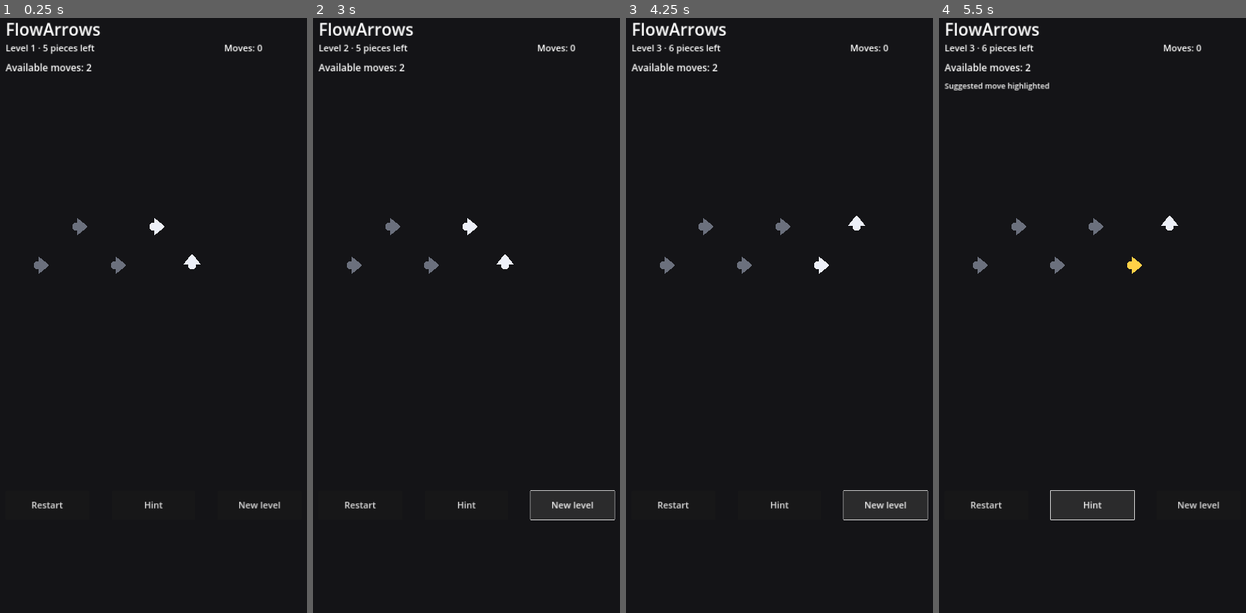
Above: before the commit, frames 1-4 (left to right).
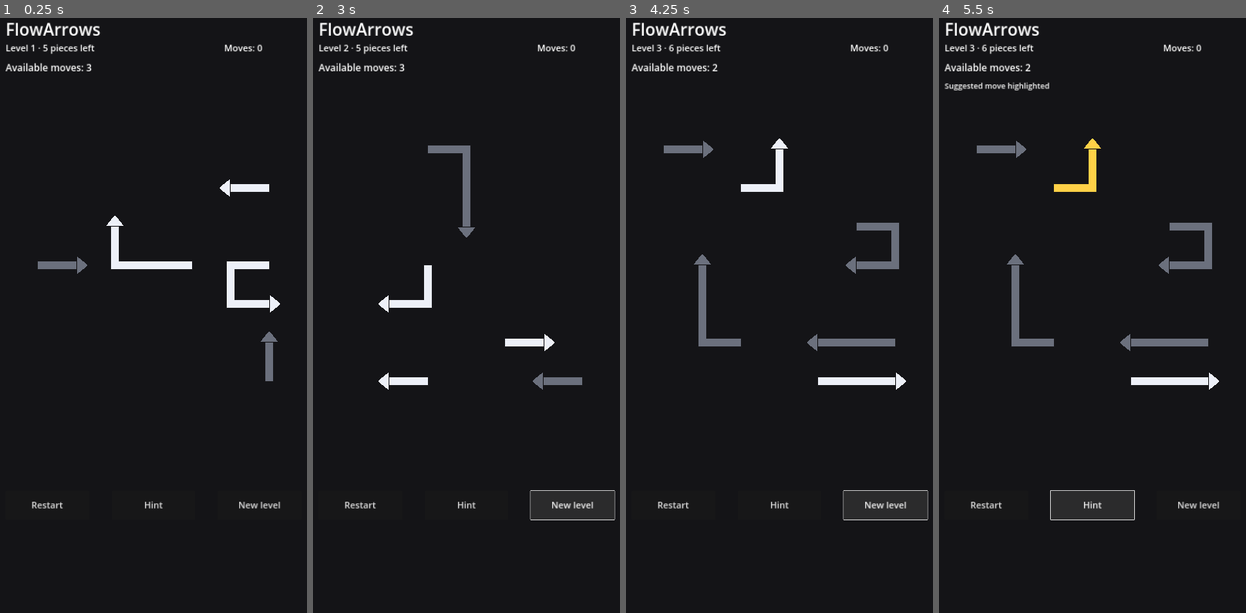
Above: after the commit, the same moments.

Repository: AiRigaLabs01/FlowArrows
Game: Godot game, scene res://src/game/main.tscn
Same seed, same stepped clock (60 frames per second), same inputs: the game is played once before the commit and once after it.
Inputs:
- Up to frame 1 (0.25 s): no input
- Up to frame 2 (3 s): click "Restart" at 0.5 s; click "Restart" at 1.25 s; click "Restart" at 2 s; click "New level" at 2.75 s
- Up to frame 3 (4.25 s): click "New level" at 3.5 s
- Up to frame 4 (5.5 s): click "Hint" at 4.25 s; click "Hint" at 5 s

The runs differ from the first frame. In frame 1, 1.9% of the frame differs, in the area x 11-92%, y 8-62%; in frame 2, 1.9%; in frame 3, 2.8%, in the area x 11-92%, y 20-63%; in frame 4, 2.8%.

Commit message:
Generate connected multi-cell arrows

Diff:
--- a/src/core/generator.gd
+++ b/src/core/generator.gd
@@ -19,39 +19,77 @@
 	assert(piece_count > 0)
 	assert(board_size.x >= 3 and board_size.y >= 3)
 
+	for _attempt in range(40):
+		var generated := _try_generate_multicell(piece_count, board_size)
+		if not generated.is_empty():
+			return generated
+	return _generate_simple(piece_count, board_size)
+
+func _try_generate_multicell(piece_count: int, board_size: Vector2i) -> Dictionary:
 	var pieces: Array = []
 	var occupied: Dictionary = {}
-	var row: int = clampi(board_size.y / 2, 1, board_size.y - 2)
 
 	for i in range(piece_count):
 		var id: String = String.chr(65 + (i % 26)) + ("" if i < 26 else str(i / 26))
-		var x: int = mini(i, board_size.x - 2)
-		var y: int = row
-		if i > 0:
-			y = clampi(row - (i % 2), 0, board_size.y - 1)
-		var cell: Vector2i = Vector2i(x, y)
-		while occupied.has(_cell_key(cell)):
-			cell = Vector2i(rng.randi_range(0, board_size.x - 1), rng.randi_range(0, board_size.y - 1))
-		occupied[_cell_key(cell)] = true
-
-		var direction: Vector2i = Vector2i.RIGHT
-		if i == piece_count - 1:
-			direction = Vector2i.UP if cell.y > 0 else Vector2i.DOWN
-		pieces.append(PieceScript.new(id, [cell], direction))
+		var cells: Array[Vector2i] = _build_path(board_size, occupied)
+		if cells.is_empty():
+			return {}
+		for cell: Vector2i in cells:
+			occupied[_cell_key(cell)] = true
+		var direction: Vector2i = _exit_direction(cells, board_size)
+		pieces.append(PieceScript.new(id, cells, direction))
 
 	var board = BoardScript.new(board_size.x, board_size.y, pieces)
-	var validator = ValidatorScript.new()
-	var validation: Dictionary = validator.validate(board)
-
+	var validation: Dictionary = ValidatorScript.new().validate(board)
 	if not validation["valid"]:
-		return _generate_simple(piece_count, board_size)
-
+		return {}
 	var solution: Array[String] = validation["solution"]
 	return {
 		"board": board,
 		"known_solution": solution,
 		"difficulty": DifficultyScript.new().estimate(board, solution),
 	}
+
+func _build_path(board_size: Vector2i, occupied: Dictionary) -> Array[Vector2i]:
+	var target_length: int = rng.randi_range(2, 4)
+	for _attempt in range(24):
+		var start := Vector2i(rng.randi_range(0, board_size.x - 1), rng.randi_range(0, board_size.y - 1))
+		if occupied.has(_cell_key(start)):
+			continue
+		var path: Array[Vector2i] = [start]
+		while path.size() < target_length:
+			var candidates: Array[Vector2i] = []
+			for direction: Vector2i in [Vector2i.UP, Vector2i.DOWN, Vector2i.LEFT, Vector2i.RIGHT]:
+				var next: Vector2i = path[-1] + direction
+				if _inside(next, board_size) and not occupied.has(_cell_key(next)) and next not in path:
+					candidates.append(next)
+			if candidates.is_empty():
+				break
+			path.append(candidates[rng.randi_range(0, candidates.size() - 1)])
+		if path.size() >= 2:
+			return path
+	return []
+
+func _exit_direction(cells: Array[Vector2i], board_size: Vector2i) -> Vector2i:
+	var head: Vector2i = cells[-1]
+	var previous: Vector2i = cells[-2]
+	var forward: Vector2i = head - previous
+	if forward in [Vector2i.UP, Vector2i.DOWN, Vector2i.LEFT, Vector2i.RIGHT]:
+		return forward
+	var distances := {
+		Vector2i.LEFT: head.x,
+		Vector2i.RIGHT: board_size.x - 1 - head.x,
+		Vector2i.UP: head.y,
+		Vector2i.DOWN: board_size.y - 1 - head.y,
+	}
+	var best := Vector2i.RIGHT
+	var best_distance: int = 1 << 30
+	for direction in distances:
+		var distance: int = distances[direction]
+		if distance < best_distance:
+			best_distance = distance
+			best = direction
+	return best
 
 func _generate_simple(piece_count: int, board_size: Vector2i) -> Dictionary:
 	var pieces: Array = []
@@ -68,5 +106,8 @@
 		"difficulty": DifficultyScript.new().estimate(board, solution),
 	}
 
+func _inside(cell: Vector2i, board_size: Vector2i) -> bool:
+	return cell.x >= 0 and cell.x < board_size.x and cell.y >= 0 and cell.y < board_size.y
+
 func _cell_key(cell: Vector2i) -> String:
 	return "%d:%d" % [cell.x, cell.y]
